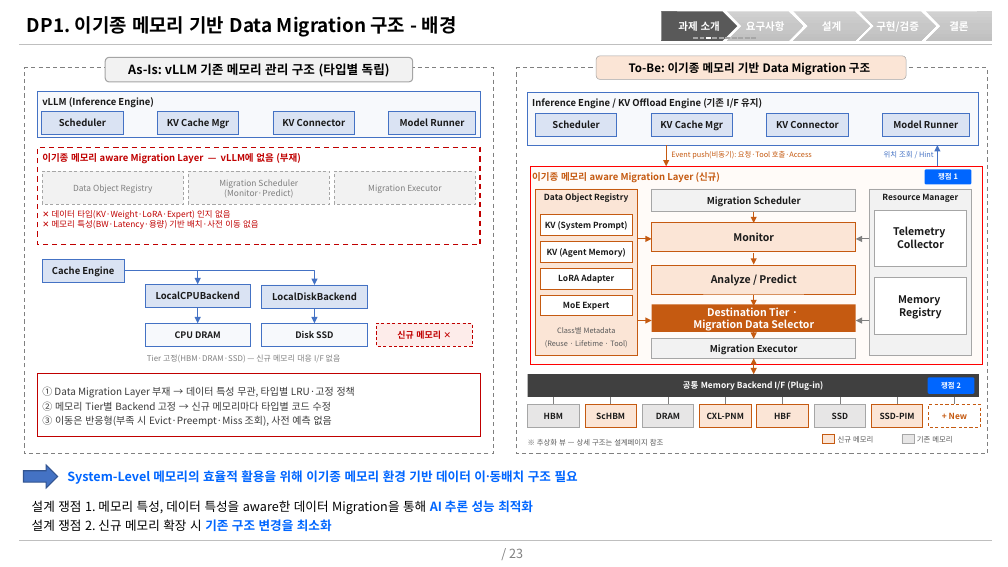
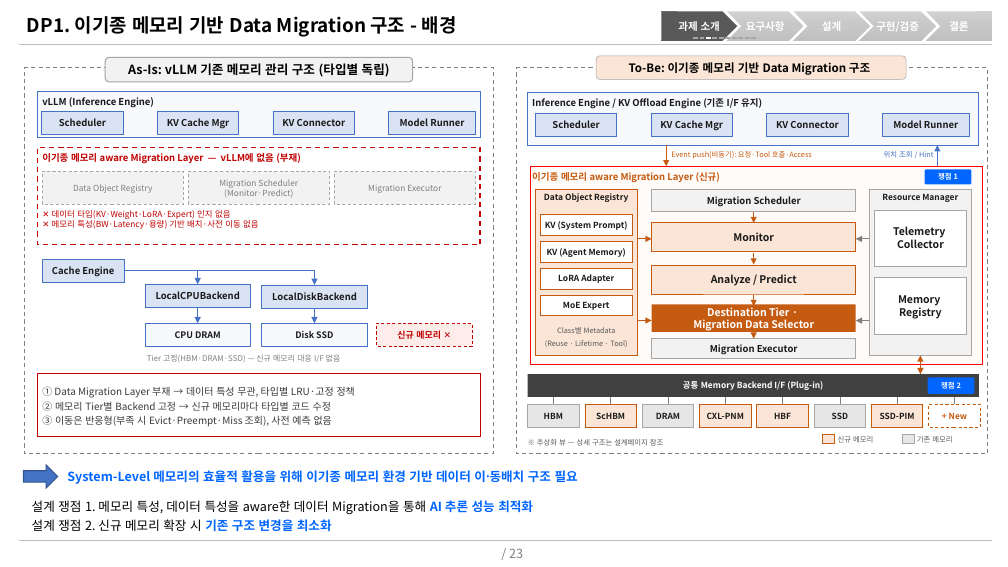
Before and after one commit to mkim0628/vllm, a slide deck: slide 8 of doc-mk/DP1/DP-memory-backend-if.pptx. Drawn at 1008x567 pixels with LibreOffice and Linux fonts; fonts in the diff are those of the drawing. Boxes give left, top, right and bottom in pixels: in the first picture for what was removed or moved away, otherwise in the second. Text is boxed around its words. In the diff, an @@ line names an element or a change of style, - is before the commit and + after.

```diff
--- a/doc-mk/DP1/DP-memory-backend-if.pptx
+++ b/doc-mk/DP1/DP-memory-backend-if.pptx
@@ double arrow moved from (754, 358) - (754, 374) to (921, 355) - (921, 374) @@
```
Also in this commit, not shown: 2 other files.
